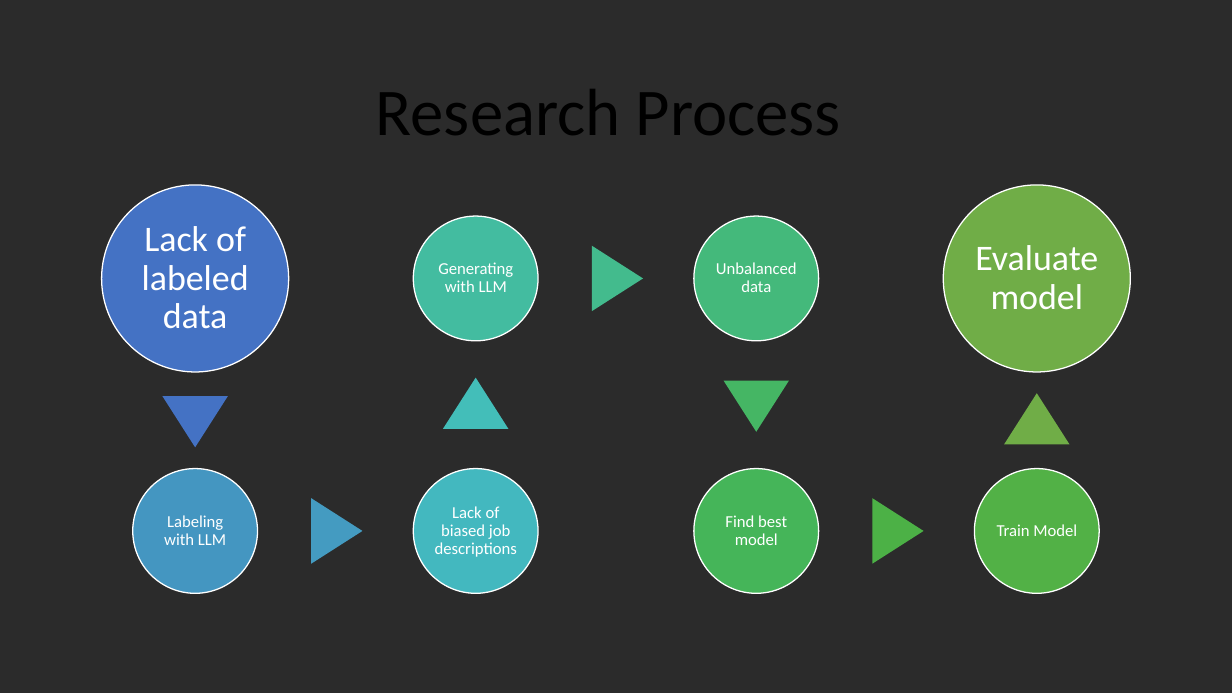
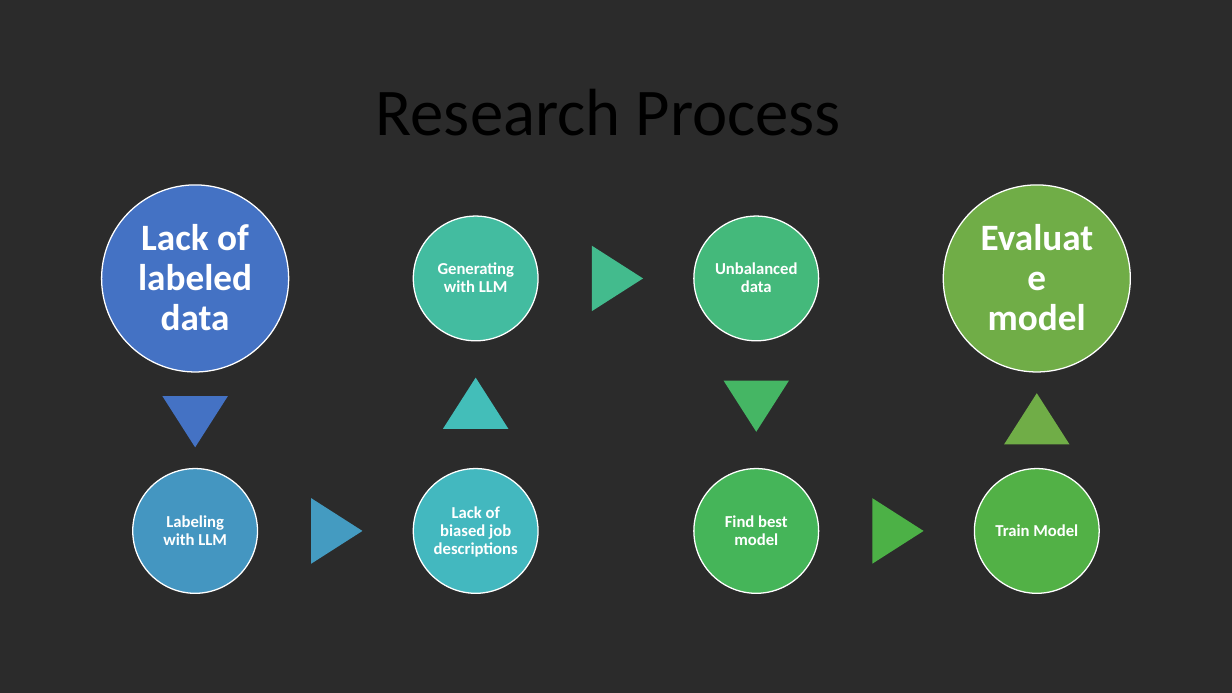
Before and after one commit to lironcohen8/Gender_Bias_in_Job_Descriptions, a slide deck: slide 9 of final presentation/Final presentation Team 5.pptx. Drawn at 1232x693 pixels with LibreOffice and Linux fonts; fonts in the diff are those of the drawing; background and template pictures are left out; a plain dark background stands for a picture behind light text. Boxes give left, top, right and bottom in pixels: in the first picture for what was removed or moved away, otherwise in the second. Text is boxed around its words. In the diff, an @@ line names an element or a change of style, - is before the commit and + after.

```diff
--- a/final presentation/Final presentation Team 5.pptx
+++ b/final presentation/Final presentation Team 5.pptx
@@ text "Lack of labeled data" at [138, 224, 252, 331]: size 28 to 29 pt, bold on @@
@@ text "Evaluate model" at [988, 304, 1086, 331]: size 28 to 29 pt, bold on @@
@@ bold on in 6 elements at [163, 515, 227, 545], [434, 506, 518, 557], [438, 262, 514, 292], [715, 262, 797, 292], [725, 515, 788, 545], [995, 524, 1078, 536] @@
```
Also in this commit, not shown: 1 other slide changed.
